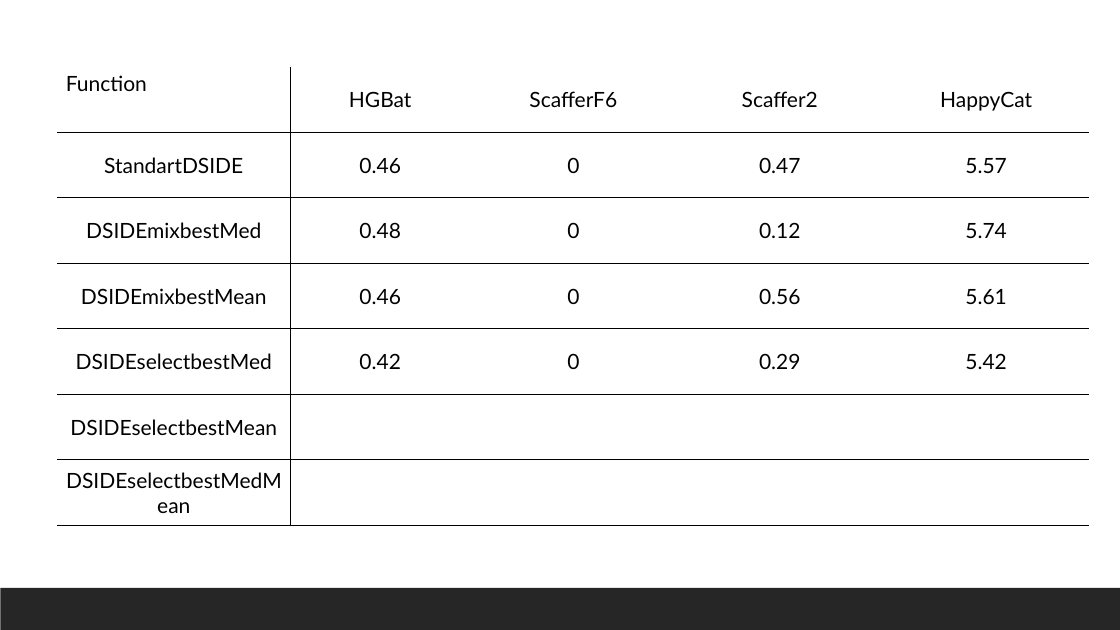
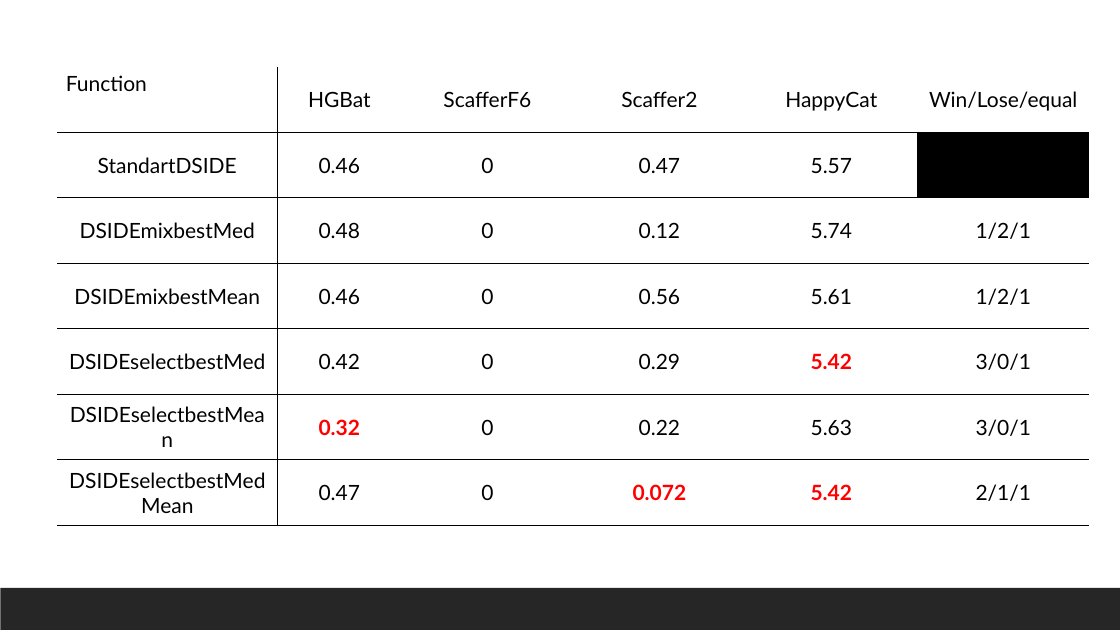
Before and after one commit to JhonSPattan/Algorithm, a slide deck: slide 9 of Adaptive DSIDE.pptx (slide 8 before the commit). Drawn at 1120x630 pixels with LibreOffice and Linux fonts; fonts in the diff are those of the drawing. Boxes give left, top, right and bottom in pixels: in the first picture for what was removed or moved away, otherwise in the second. Text is boxed around its words. In the diff, an @@ line names an element or a change of style, - is before the commit and + after.

```diff
--- a/Adaptive DSIDE.pptx
+++ b/Adaptive DSIDE.pptx
@@ table at (57, 67, 1091, 526) @@
-column 2: HGBat | 0.46 | 0.48 | 0.46 | 0.42 |  | 
-column 3: ScafferF6 | 0 | 0 | 0 | 0 |  | 
-column 4: Scaffer2 | 0.47 | 0.12 | 0.56 | 0.29 |  | 
-column 5: HappyCat | 5.57 | 5.74 | 5.61 | 5.42 |  | 
+column 2: HGBat | 0.46 | 0.48 | 0.46 | 0.42 | 0.32 | 0.47
+column 3: ScafferF6 | 0 | 0 | 0 | 0 | 0 | 0
+column 4: Scaffer2 | 0.47 | 0.12 | 0.56 | 0.29 | 0.22 | 0.072
+column 5: HappyCat | 5.57 | 5.74 | 5.61 | 5.42 | 5.63 | 5.42
+column 6: Win/Lose/equal |  | 1/2/1 | 1/2/1 | 3/0/1 | 3/0/1 | 2/1/1
```
Also in this commit, not shown: 4 slides added, 8 other files.
